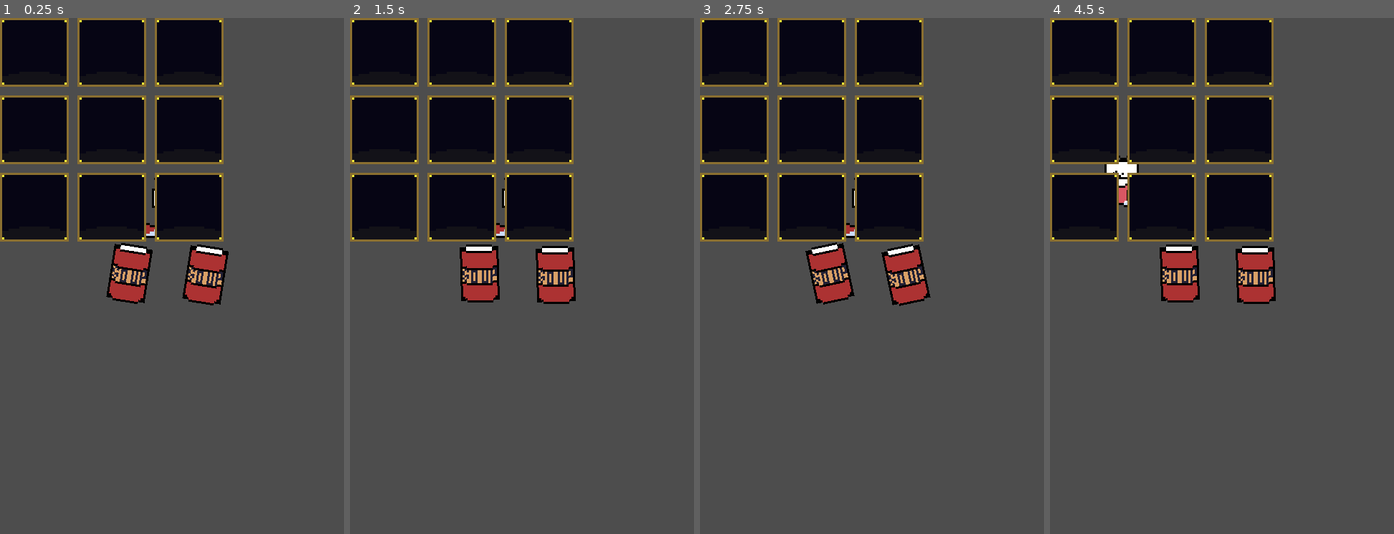
Above: before the commit, frames 1-4 (left to right).
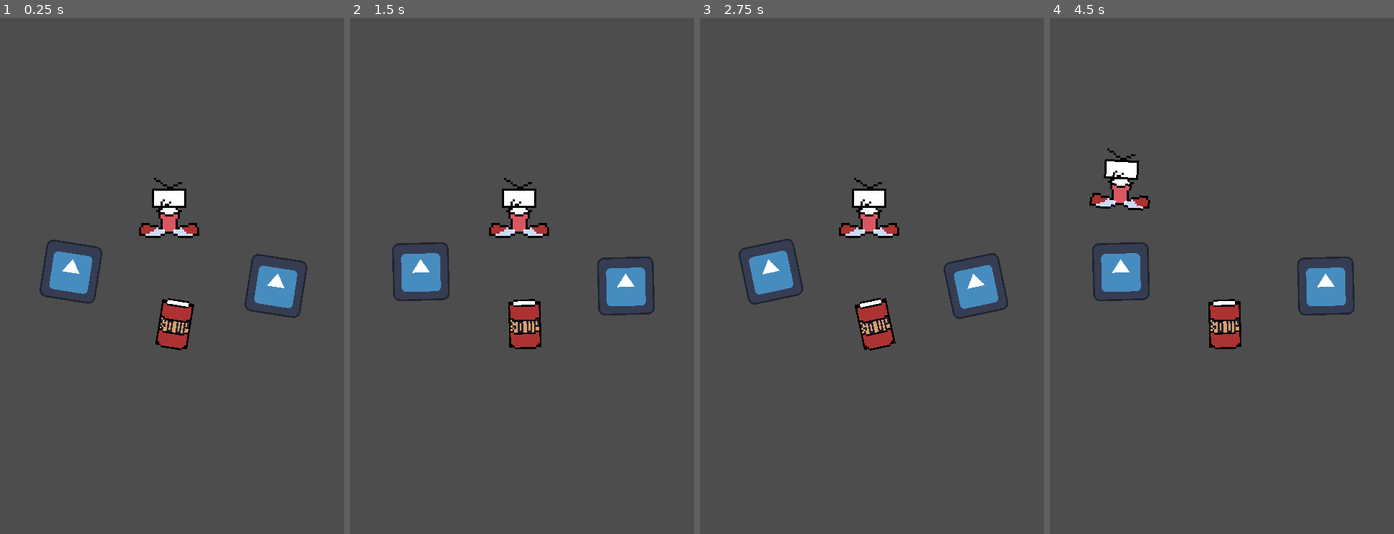
Above: after the commit, the same moments.

Repository: loco-choco/quantux-ui-experiment
Game: Godot game, scene res://main.tscn
The game is run twice, just before and just after one commit, with the same random seed, the same clock (stepped at 60 frames per second) and the same inputs. The engine's default icon, where the game draws it, is replaced by a stand-in: a white triangle on a blue panel in a dark square.
Inputs (mouse positions are in pixels of both pictures, inside the frame that each line leads up to):
- Up to frame 1 (0.25 s): no input
- Up to frame 2 (1.5 s): click (384, 54) at 0.52 s; click (384, 54) at 1.27 s
- Up to frame 3 (2.75 s): click (734, 54) at 2.02 s
- Up to frame 4 (4.5 s): move the mouse to (1297, 250) at 2.77 s; hold Left (player_move_x_neg) 2.78-3.53 s; click (1297, 250) at 2.92 s; move the mouse to (1153, 301) at 3.52 s; tap Right (player_move_x_pos) at 3.6 s; click (1153, 301) at 3.67 s; move the mouse to (1256, 162) at 4.27 s; hold Up (player_move_y_neg) from 4.28 s (still down); click (1256, 162) at 4.42 s

The runs differ from the first frame. In frame 1, 29% of the frame differs, in the area x 0-90%, y 0-65%; in frame 2, 29%; in frame 3, 29%; in frame 4, 29%, in the area x 0-89%, y 0-65%.

Commit message:
moved stuff and played around the ui

Diff:
--- a/hud.gd
+++ b/hud.gd
@@ -1,5 +1,14 @@
-extends Control
+extends CanvasLayer
+
+func _ready() -> void:
+	$Inventory.hide()
+
+func _process(_delta: float) -> void:
+	if Input.is_action_just_pressed("hud_toggle_inventory"):
+		if not $Inventory.visible:
+			$Inventory.show()
+		else:
+			$Inventory.hide()
 
 func _on_player_item_collected(item: Item) -> void:
-	print("Collecting item!")
 	$Inventory.add_item(item)
--- a/inventories/grid/inventory.gd
+++ b/inventories/grid/inventory.gd
@@ -1,13 +1,14 @@
-extends GridContainer
+extends Control
 
 const inventory_item_scene = preload("res://inventories/grid/inventory_slot.tscn")
-const inventory_item = preload("res://inventories/grid/inventory_item.tscn")
+#const inventory_item = preload("res://inventories/grid/inventory_item.tscn")
 
 @export var rows: int = 3
+@export var columns: int = 3
 
 var slots: Array[InventorySlot]
 
-var selected_item: InventoryItem = null
+var selected_item: Item = null
 var original_owner: InventorySlot = null
 
 # Called when the node enters the scene tree for the first time.
@@ -15,30 +16,25 @@
 	for i in range(columns * rows):
 		var slot : InventorySlot = inventory_item_scene.instantiate()
 		slots.append(slot)
-		add_child(slot)
+		$CenterContainer/GridContainer.add_child(slot)
+		$CenterContainer/GridContainer.columns = columns
 		slot.slot_input.connect(_on_slot_input)
-		slot.slot_hovered.connect(_on_slot_hovered)
 
 func _on_slot_input(which: InventorySlot) -> void:
 	if not selected_item and which.has_item():
 		selected_item = which.release_item()
 		original_owner = which
-		print("Slot selected!")
-	if selected_item and which != original_owner:
-		original_owner.aquire_item(which.release_item())
+	elif selected_item:
+		if which != original_owner:
+			original_owner.aquire_item(which.release_item())
 		which.aquire_item(selected_item)
 		selected_item = null
 		original_owner = null
-		print("Switched!")
 
-func _on_slot_hovered(_which: InventorySlot, is_hovering: bool) -> void:
-	if is_hovering:
-		print("hovering slot :P")
-
-func add_item(_item: Item) -> bool:
+func add_item(item: Item) -> bool:
 	for slot in slots:
 		if not slot.has_item():
-			print("adding to slot!")
-			slot.aquire_item(inventory_item.instantiate())
+			item.hide_in_game()
+			slot.aquire_item(item)
 			return true
 	return false
--- a/inventories/grid/inventory.tscn
+++ b/inventories/grid/inventory.tscn
@@ -2,7 +2,8 @@
 
 [ext_resource type="Script" uid="uid://bao2oqno4ybbf" path="res://inventories/grid/inventory.gd" id="1_w7uli"]
 
-[node name="Inventory" type="GridContainer"]
+[node name="Inventory" type="Control"]
+layout_mode = 3
 anchors_preset = 8
 anchor_left = 0.5
 anchor_top = 0.5
@@ -10,8 +11,22 @@
 anchor_bottom = 0.5
 offset_left = -180.75
 offset_top = -134.25
-offset_right = 180.75
-offset_bottom = 134.25
+offset_right = 188.0
+offset_bottom = 107.0
 grow_horizontal = 2
 grow_vertical = 2
 script = ExtResource("1_w7uli")
+
+[node name="CenterContainer" type="CenterContainer" parent="."]
+layout_mode = 1
+anchors_preset = 15
+anchor_right = 1.0
+anchor_bottom = 1.0
+grow_horizontal = 2
+grow_vertical = 2
+size_flags_horizontal = 4
+size_flags_vertical = 4
+
+[node name="GridContainer" type="GridContainer" parent="CenterContainer"]
+layout_mode = 2
+columns = 3
--- a/inventories/grid/inventory_item.gd
+++ /dev/null
@@ -1,2 +0,0 @@
-extends Control
-class_name InventoryItem
--- a/inventories/grid/inventory_item.tscn
+++ /dev/null
@@ -1,17 +0,0 @@
-[gd_scene load_steps=3 format=3 uid="uid://bkqywbfrxm18b"]
-
-[ext_resource type="Script" uid="uid://d0k4d2skrhmd1" path="res://inventories/grid/inventory_item.gd" id="1_npx0j"]
-[ext_resource type="Texture2D" uid="uid://c4ovb6eqsu04x" path="res://item.png" id="2_4x865"]
-
-[node name="InventoryItem" type="Control"]
-layout_mode = 3
-anchors_preset = 15
-anchor_right = 1.0
-anchor_bottom = 1.0
-grow_horizontal = 2
-grow_vertical = 2
-script = ExtResource("1_npx0j")
-
-[node name="Sprite2D" type="Sprite2D" parent="."]
-texture_filter = 1
-texture = ExtResource("2_4x865")
--- a/inventories/grid/inventory_slot.gd
+++ b/inventories/grid/inventory_slot.gd
@@ -1,42 +1,31 @@
 extends CenterContainer
 class_name InventorySlot
 
-@export var inventory_item_scene: PackedScene = preload("res://inventories/grid/inventory_item.tscn")
-
-@export var item: InventoryItem
+var item: Item
 
 signal slot_input(which: InventorySlot)
-signal slot_hovered(which: InventorySlot, is_hovering: bool)
 
 func _ready() -> void:
-	add_to_group("inventory_slots")
+	$ItemSprite.texture = null
 
 func _on_texture_button_gui_input(event: InputEvent) -> void:
 	if event.is_action_pressed("inventory_select"):
 		slot_input.emit(self)
 
-func _on_texture_button_focus_entered() -> void:
-	slot_hovered.emit(self, true)
-
-func _on_texture_button_focus_exited() -> void:
-	slot_hovered.emit(self, false)
-
 func has_item() -> bool:
 	return item != null
 
-func release_item() -> InventoryItem:
+func release_item() -> Item:
 	if not item:
 		return null
 	var item_to_release := item
 	item = null
+	$ItemSprite.texture = null
 	return item_to_release
 
-func aquire_item(new_item: InventoryItem) -> bool:
+func aquire_item(new_item:Item) -> bool:
 	if item or not new_item:
 		return false
 	item = new_item
-	if item.get_parent():
-		item.reparent(self)
-	else:
-		add_child(item)
+	$ItemSprite.texture = item.icon
 	return true
--- a/inventories/grid/inventory_slot.tscn
+++ b/inventories/grid/inventory_slot.tscn
@@ -1,19 +1,31 @@
-[gd_scene load_steps=3 format=3 uid="uid://cjwu7tuaqcjgl"]
+[gd_scene load_steps=4 format=3 uid="uid://cjwu7tuaqcjgl"]
 
 [ext_resource type="Script" uid="uid://cubfvdi1vgj36" path="res://inventories/grid/inventory_slot.gd" id="1_0xh8c"]
-[ext_resource type="Texture2D" uid="uid://dy4o7cd63f0sv" path="res://slot.png" id="2_w5rjh"]
+[ext_resource type="Texture2D" uid="uid://dy4o7cd63f0sv" path="res://inventories/grid/slot.png" id="2_w5rjh"]
+[ext_resource type="Texture2D" uid="uid://bidf8wxw1wkkp" path="res://icon.svg" id="3_6c8tj"]
 
 [node name="InventorySlot" type="CenterContainer"]
-offset_right = 32.0
-offset_bottom = 32.0
-scale = Vector2(3, 3)
+anchors_preset = -1
+anchor_right = 0.067
+anchor_bottom = 0.044000003
+offset_right = 40.84
+offset_bottom = 44.32
+grow_vertical = 2
 script = ExtResource("1_0xh8c")
 
-[node name="TextureButton" type="TextureButton" parent="."]
+[node name="Slot" type="TextureButton" parent="."]
 texture_filter = 1
 layout_mode = 2
 texture_normal = ExtResource("2_w5rjh")
 
-[connection signal="focus_entered" from="TextureButton" to="." method="_on_texture_button_focus_entered"]
-[connection signal="focus_exited" from="TextureButton" to="." method="_on_texture_button_focus_exited"]
-[connection signal="gui_input" from="TextureButton" to="." method="_on_texture_button_gui_input"]
+[node name="ItemSprite" type="TextureRect" parent="."]
+texture_filter = 1
+custom_minimum_size = Vector2(30, 30)
+layout_mode = 2
+mouse_filter = 2
+texture = ExtResource("3_6c8tj")
+expand_mode = 3
+
+[connection signal="focus_entered" from="Slot" to="." method="_on_texture_button_focus_entered"]
+[connection signal="focus_exited" from="Slot" to="." method="_on_texture_button_focus_exited"]
+[connection signal="gui_input" from="Slot" to="." method="_on_texture_button_gui_input"]
--- a/item.gd
+++ /dev/null
@@ -1,13 +0,0 @@
-extends Area2D
-
-class_name Item
-
-@export var item_name: String = ""
-@export var icon: Texture2D
-@export var is_stackable: bool = false
-
-func _ready() -> void:
-	add_to_group("items")
-
-func _process(_delta: float) -> void:
-	pass
--- /dev/null
+++ b/items/item.gd
@@ -0,0 +1,14 @@
+extends Area2D
+
+class_name Item
+
+@export var item_name: String = ""
+@export var icon: Texture2D
+
+func hide_in_game() -> void:
+	hide()
+	set_process_mode(Node.PROCESS_MODE_DISABLED)
+
+func show_in_game() -> void:
+	show()
+	set_process_mode(Node.PROCESS_MODE_INHERIT)
--- a/item.tscn
+++ b/items/item.tscn
@@ -1,27 +1,26 @@
 [gd_scene load_steps=5 format=3 uid="uid://dfa3nrjnhe3mt"]
 
-[ext_resource type="Script" uid="uid://ck4ylmuc6egep" path="res://item.gd" id="1_kg5e7"]
+[ext_resource type="Script" uid="uid://ck4ylmuc6egep" path="res://items/item.gd" id="1_kg5e7"]
 [ext_resource type="Script" uid="uid://udgl2ehv0tdf" path="res://sprite_bouncer_2D.gd" id="1_tnite"]
-[ext_resource type="Texture2D" uid="uid://c4ovb6eqsu04x" path="res://item.png" id="1_ttk8k"]
+[ext_resource type="Texture2D" uid="uid://bidf8wxw1wkkp" path="res://icon.svg" id="3_cd4ji"]
 
 [sub_resource type="RectangleShape2D" id="RectangleShape2D_kg5e7"]
-size = Vector2(54, 81)
+size = Vector2(79, 82)
 
 [node name="Item" type="Area2D"]
 collision_mask = 0
 script = ExtResource("1_kg5e7")
-item_name = "Soup"
-icon = ExtResource("1_ttk8k")
-is_stackable = true
+item_name = "Item"
+icon = ExtResource("3_cd4ji")
 
 [node name="SpriteBouncer2D" type="Sprite2D" parent="."]
 texture_filter = 1
-scale = Vector2(3, 3)
-texture = ExtResource("1_ttk8k")
+scale = Vector2(0.6171873, 0.63281256)
+texture = ExtResource("3_cd4ji")
 script = ExtResource("1_tnite")
 limit = 30
 speed = 210
 
 [node name="CollisionShape2D" type="CollisionShape2D" parent="."]
-position = Vector2(0, 1.5)
+position = Vector2(0.5, 0)
 shape = SubResource("RectangleShape2D_kg5e7")
--- /dev/null
+++ b/items/soup.tscn
@@ -0,0 +1,15 @@
+[gd_scene load_steps=3 format=3 uid="uid://n7lwal0fl241"]
+
+[ext_resource type="PackedScene" uid="uid://dfa3nrjnhe3mt" path="res://items/item.tscn" id="1_t38ti"]
+[ext_resource type="Texture2D" uid="uid://c4ovb6eqsu04x" path="res://items/item.png" id="2_6nyt4"]
+
+[node name="Soup" instance=ExtResource("1_t38ti")]
+item_name = "Soup"
+icon = ExtResource("2_6nyt4")
+
+[node name="SpriteBouncer2D" parent="." index="0"]
+scale = Vector2(2.5, 2.563)
+texture = ExtResource("2_6nyt4")
+
+[node name="CollisionShape2D" parent="." index="1"]
+position = Vector2(0, 1.5)
--- a/main.tscn
+++ b/main.tscn
@@ -1,42 +1,31 @@
-[gd_scene load_steps=5 format=3 uid="uid://dqus1j107kiuu"]
+[gd_scene load_steps=6 format=3 uid="uid://dy7fc8q4jmtgw"]
 
 [ext_resource type="PackedScene" uid="uid://cg55uk4s6qv0g" path="res://player.tscn" id="1_ig7tw"]
-[ext_resource type="PackedScene" uid="uid://dfa3nrjnhe3mt" path="res://item.tscn" id="2_0xm2m"]
+[ext_resource type="PackedScene" uid="uid://dfa3nrjnhe3mt" path="res://items/item.tscn" id="2_0xm2m"]
 [ext_resource type="Script" uid="uid://d0b7g03iss0pa" path="res://hud.gd" id="3_1bvp3"]
 [ext_resource type="PackedScene" uid="uid://btu4ox8a5nhsk" path="res://inventories/grid/inventory.tscn" id="4_lquwl"]
+[ext_resource type="PackedScene" uid="uid://n7lwal0fl241" path="res://items/soup.tscn" id="5_lquwl"]
 
-[node name="Node2D" type="Node2D"]
+[node name="Main" type="Node"]
 
 [node name="Player" parent="." instance=ExtResource("1_ig7tw")]
 position = Vector2(237, 269)
 
 [node name="Item2" parent="." instance=ExtResource("2_0xm2m")]
-position = Vector2(287, 357)
+position = Vector2(385, 374)
 
 [node name="Item" parent="." instance=ExtResource("2_0xm2m")]
-position = Vector2(181, 355)
+position = Vector2(99, 354)
 
-[node name="HUD" type="Control" parent="."]
-layout_mode = 3
-anchors_preset = 0
-offset_right = 40.0
-offset_bottom = 40.0
-scale = Vector2(3, 3)
+[node name="HUD" type="CanvasLayer" parent="."]
 script = ExtResource("3_1bvp3")
 
 [node name="Inventory" parent="HUD" instance=ExtResource("4_lquwl")]
-layout_mode = 1
-anchors_preset = 0
-anchor_left = 0.0
-anchor_top = 0.0
-anchor_right = 0.0
-anchor_bottom = 0.0
-offset_left = 0.0
-offset_top = 0.0
-offset_right = 160.66667
-offset_bottom = 85.0
-grow_horizontal = 1
-grow_vertical = 1
-columns = 3
+offset_right = 3.125
+offset_bottom = 34.875
+scale = Vector2(2, 2)
+
+[node name="Soup" parent="." instance=ExtResource("5_lquwl")]
+position = Vector2(244, 426)
 
 [connection signal="item_collected" from="Player" to="HUD" method="_on_player_item_collected"]
--- a/player.gd
+++ b/player.gd
@@ -7,7 +7,7 @@
 
 # Called when the node enters the scene tree for the first time.
 func _ready() -> void:
-	$SpriteBouncer2D.Stop()
+	$SpriteBouncer2D.stop()
 
 # Called every frame. 'delta' is the elapsed time since the previous frame.
 func _process(delta: float) -> void:
@@ -23,12 +23,11 @@
 	position += velocity.normalized() * delta * speed;
 
 	if velocity != Vector2.ZERO:
-		$SpriteBouncer2D.Play()
+		$SpriteBouncer2D.play()
 	else:
-		$SpriteBouncer2D.Stop()
+		$SpriteBouncer2D.stop()
 
 func _on_area_entered(area: Area2D) -> void:
 	if area is Item:
 		print("Item!")
-		area.hide()
 		item_collected.emit(area as Item)
--- a/project.godot
+++ b/project.godot
@@ -11,7 +11,7 @@
 [application]
 
 config/name="ui-experiment"
-run/main_scene="uid://dqus1j107kiuu"
+run/main_scene="uid://dy7fc8q4jmtgw"
 config/features=PackedStringArray("4.5", "Forward Plus")
 config/icon="res://icon.svg"
 
@@ -48,3 +48,8 @@
 "events": [Object(InputEventMouseButton,"resource_local_to_scene":false,"resource_name":"","device":-1,"window_id":0,"a …(253 unchanged characters)…
 ]
 }
+hud_toggle_inventory={
+"deadzone": 0.2,
+"events": [Object(InputEventKey,"resource_local_to_scene":false,"resource_name":"","device":0,"window_id":0,"alt_pressed":false,"shift_pressed":false,"ctrl_pressed":false,"meta_pressed":false,"pressed":false,"keycode":0,"physical_keycode":32,"key_label":0,"unicode":0,"location":0,"echo":false,"script":null)
+]
+}
--- a/sprite_bouncer_2D.gd
+++ b/sprite_bouncer_2D.gd
@@ -6,14 +6,14 @@
 var looping
 var frozen
 
-func Play() -> void:
+func play() -> void:
 	looping = true
 	frozen = false
 
-func Stop() -> void:
+func stop() -> void:
 	looping = false
 
-func Freeze() -> void:
+func freeze() -> void:
 	frozen = true
 
 # Called when the node enters the scene tree for the first time.
@@ -21,7 +21,6 @@
 	direction = 1
 	looping = true
 	frozen = false
-
 
 # Called every frame. 'delta' is the elapsed time since the previous frame.
 func _process(delta: float) -> void:
Not shown, removed: inventories/grid/inventory_item.gd.uid
Renamed: slot.png -> inventories/grid/slot.png
Not shown, changed: inventories/grid/slot.png.import
Renamed: item.gd.uid -> items/item.gd.uid
Renamed: item.png -> items/item.png
Not shown, changed: items/item.png.import
